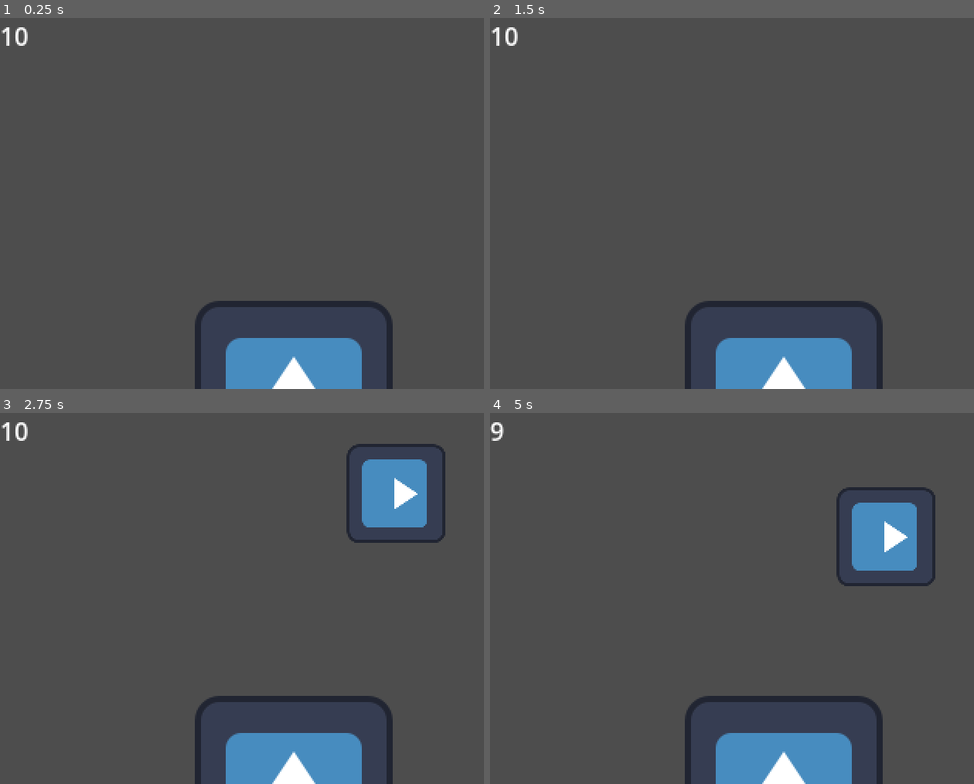
Above: before the commit, frames 1-4 (two rows, left to right).
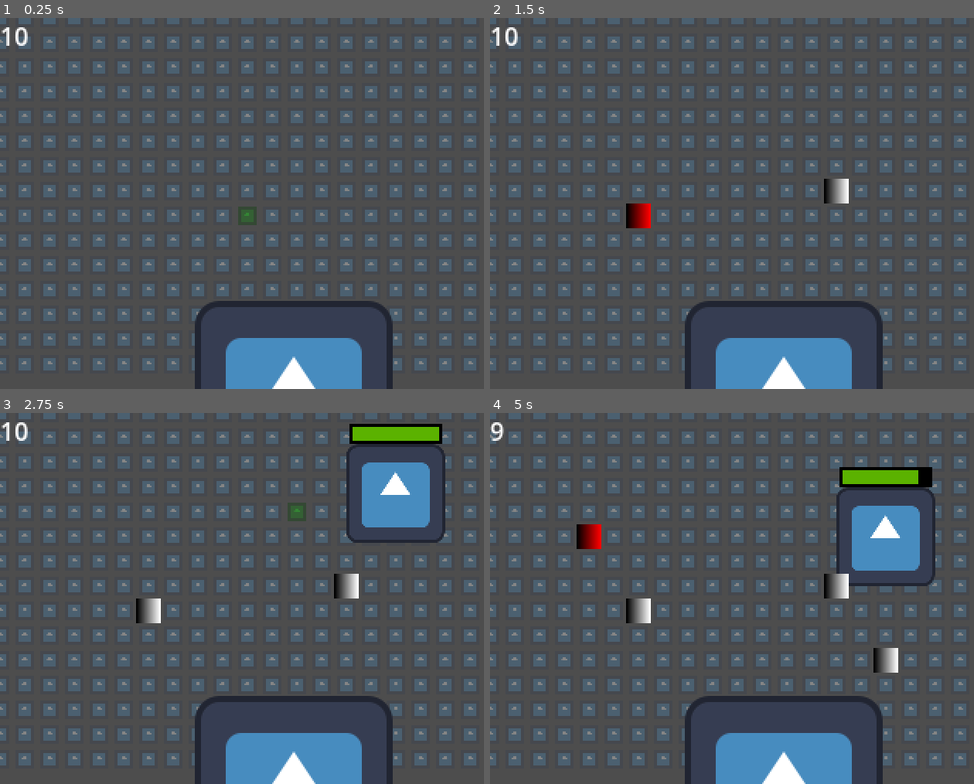
Above: after the commit, the same moments.

Repository: Sodaro/GMTKJam2024
Game: Godot game, scene res://world/world.tscn
The game is run twice, just before and just after one commit, with the same random seed, the same clock (stepped at 60 frames per second) and the same inputs. The engine's default icon, where the game draws it, is replaced by a stand-in: a white triangle on a blue panel in a dark square.
Inputs (mouse positions are in pixels of both pictures, inside the frame that each line leads up to):
- Up to frame 1 (0.25 s): no input
- Up to frame 2 (1.5 s): tap Enter at 0.5 s; move the mouse to (848, 184) at 0.52 s; press the mouse at (848, 184) at 0.53 s; tap 1 at 0.8, 1.35 s; tap Space at 1.25 s; move the mouse to (640, 222) at 1.27 s; release the mouse at (640, 222) at 1.28 s
- Up to frame 3 (2.75 s): tap 2 at 1.55 s; move the mouse to (295, 516) at 2.02 s; hold 2 from 2.03 s (still down); tap 3 at 2.3 s
- Up to frame 4 (5 s): move the mouse to (712, 672) at 2.77 s; release 2 at 2.78 s; tap 3 at 2.85 s; click (712, 672) at 3.05 s; move the mouse to (886, 654) at 3.52 s; press the mouse at (886, 654) at 3.53 s; tap 1 at 3.8, 4.35 s; move the mouse to (586, 542) at 4.27 s; release the mouse at (586, 542) at 4.28 s; tap 2 at 4.55 s

The runs differ from the first frame. In frame 1, 22% of the frame differs, in the area x 0-99%, y 0-95%; in frame 2, 23%; in frame 3, 22%; in frame 4, 23%.

Commit message:
building grid and placement, basic turret

Diff:
--- /dev/null
+++ b/building/building.gd
@@ -0,0 +1,24 @@
+extends Node2D
+
+class_name Building
+
+var enemy_target: BaseEnemy
+
+var nearby_enemies: Array[BaseEnemy]
+var enemy_index: int = 0
+
+func _ready() -> void:
+	$EnemyDetector.enemy_detected.connect(_on_enemy_detected)
+
+func _process(delta: float) -> void:
+	if enemy_target != null:
+		enemy_target.take_damage(3.5 * delta)
+	elif nearby_enemies.size() > (enemy_index + 1):
+		enemy_index += 1
+		enemy_target = nearby_enemies[enemy_index]
+
+func _on_enemy_detected(enemy: BaseEnemy):
+	nearby_enemies.push_back(enemy)
+	if enemy_target == null:
+		enemy_target = enemy
+		process_mode = PROCESS_MODE_ALWAYS
--- /dev/null
+++ b/building/building.tscn
@@ -0,0 +1,27 @@
+[gd_scene load_steps=6 format=3 uid="uid://t6kfg7l8kjtx"]
+
+[ext_resource type="Script" path="res://building/building.gd" id="1_u1xsu"]
+[ext_resource type="Script" path="res://building/enemy_detector.gd" id="2_o01du"]
+
+[sub_resource type="CircleShape2D" id="CircleShape2D_4qfgp"]
+
+[sub_resource type="Gradient" id="Gradient_w8jmf"]
+
+[sub_resource type="GradientTexture2D" id="GradientTexture2D_ddemb"]
+gradient = SubResource("Gradient_w8jmf")
+width = 16
+height = 16
+
+[node name="Building" type="Node2D"]
+script = ExtResource("1_u1xsu")
+
+[node name="EnemyDetector" type="Area2D" parent="."]
+script = ExtResource("2_o01du")
+
+[node name="CollisionShape2D" type="CollisionShape2D" parent="EnemyDetector"]
+shape = SubResource("CircleShape2D_4qfgp")
+
+[node name="Sprite2D" type="Sprite2D" parent="."]
+texture = SubResource("GradientTexture2D_ddemb")
+
+[connection signal="area_shape_entered" from="EnemyDetector" to="EnemyDetector" method="_on_area_shape_entered"]
--- /dev/null
+++ b/building/building_grid.gd
@@ -0,0 +1,41 @@
+extends Node2D
+
+class_name BuildingGrid
+
+var grid_node_scene: Resource = load("res://building/grid_node.tscn")
+
+var cols: int = 20
+var rows: int = 15
+
+var x_offset: int = 8
+var y_offset: int = 8
+var node_size: int = 16
+
+var grid_nodes: Array[GridNode]
+
+func _ready() -> void:
+	_generate_grid()
+
+func _generate_grid() -> void:
+	grid_nodes.resize(rows * cols)
+	for i in rows * cols:
+		var x: int = i % cols
+		var y: int = i / cols
+		var instance: GridNode = grid_node_scene.instantiate()
+		instance.position = Vector2(x * node_size, y * node_size)
+		add_child(instance)
+		grid_nodes[i] = instance
+
+func get_grid_node_at_mouse() -> GridNode:
+	var mouse_pos:Vector2 = get_global_mouse_position()
+	var snapped_mouse_pos:Vector2
+
+	if mouse_pos.x > 0:
+		snapped_mouse_pos.x = clampf(roundf(mouse_pos.x / node_size), 0, cols - 1)
+
+	if mouse_pos.y > 0:
+		snapped_mouse_pos.y = clampf(roundf(mouse_pos.y / node_size), 0, rows - 1)
+
+	var mouse_cell:int = snapped_mouse_pos.y * cols + snapped_mouse_pos.x
+	mouse_cell = clampi(mouse_cell, 0, grid_nodes.size()-1)
+	return grid_nodes[mouse_cell]
--- /dev/null
+++ b/building/building_grid.tscn
@@ -0,0 +1,6 @@
+[gd_scene load_steps=2 format=3 uid="uid://basggbj0vd44m"]
+
+[ext_resource type="Script" path="res://building/building_grid.gd" id="1_6ympw"]
+
+[node name="BuildingGrid" type="Node2D"]
+script = ExtResource("1_6ympw")
--- /dev/null
+++ b/building/enemy_detector.gd
@@ -0,0 +1,13 @@
+extends Area2D
+
+signal enemy_detected(enemy: BaseEnemy)
+
+@export var detection_radius: float = 32
+
+func _ready() -> void:
+	$CollisionShape2D.shape.radius = detection_radius
+
+func _on_area_shape_entered(area_rid: RID, area: Area2D, area_shape_index: int, local_shape_index: int) -> void:
+	if area.get_parent() is BaseEnemy:
+		var enemy: BaseEnemy = area.get_parent()
+		enemy_detected.emit(enemy)
--- /dev/null
+++ b/building/grid_node.gd
@@ -0,0 +1,51 @@
+extends Node2D
+
+class_name GridNode
+
+var _is_locked: bool = false
+var _has_building: bool = false
+var _building: Building = null
+
+@export var _hover_empty_color = Color.GREEN
+@export var _hover_building_color = Color.RED
+@export var _locked_color = Color.DIM_GRAY
+@export var _default_color = Color.TRANSPARENT
+
+func build(building_scene: Resource):
+	assert(_building == null)
+	_has_building = true
+	_building = building_scene.instantiate()
+	add_child(_building)
+	_building.global_position = position
+
+func sell_building():
+	_has_building = false
+	assert(_building != null)
+	_building.queue_free()
+
+func has_building():
+	return _has_building
+
+func is_locked():
+	return _is_locked
+
+func lock():
+	_is_locked = true
+
+func clear_lock():
+	_is_locked = false
+
+func show_highlight():
+	if _is_locked:
+		modulate = _locked_color
+	elif _has_building:
+		modulate = _hover_building_color
+	else:
+		modulate = _hover_empty_color
+
+func clear_highlight():
+	if _is_locked:
+		modulate = _locked_color
+	else:
+		modulate = Color.WHITE
+		$Sprite2D.self_modulate = _default_color
--- /dev/null
+++ b/building/grid_node.tscn
@@ -0,0 +1,14 @@
+[gd_scene load_steps=3 format=3 uid="uid://dcqem424ydsfy"]
+
+[ext_resource type="Script" path="res://building/grid_node.gd" id="1_8g1pd"]
+[ext_resource type="Texture2D" uid="uid://ml1dtfxabreq" path="res://icon.svg" id="1_gqd1m"]
+
+[node name="GridNode" type="Node2D"]
+script = ExtResource("1_8g1pd")
+_default_color = Color(1, 1, 1, 0.313726)
+
+[node name="Sprite2D" type="Sprite2D" parent="."]
+self_modulate = Color(1, 1, 1, 0.313726)
+z_index = -4096
+scale = Vector2(0.1, 0.1)
+texture = ExtResource("1_gqd1m")
--- a/enemies/blob_enemy.tscn
+++ b/enemies/blob_enemy.tscn
@@ -1,10 +1,25 @@
-[gd_scene load_steps=4 format=3 uid="uid://bli8m2ugwuown"]
+[gd_scene load_steps=7 format=3 uid="uid://bli8m2ugwuown"]
 
 [ext_resource type="Texture2D" uid="uid://ml1dtfxabreq" path="res://icon.svg" id="1_0b1qw"]
 [ext_resource type="Script" path="res://enemies/enemy_base.gd" id="1_a1h84"]
 [ext_resource type="Script" path="res://enemies/jump_behavior.gd" id="3_kyaio"]
 
+[sub_resource type="RectangleShape2D" id="RectangleShape2D_7vtge"]
+size = Vector2(40, 40)
+
+[sub_resource type="StyleBoxFlat" id="StyleBoxFlat_0ytla"]
+bg_color = Color(0, 0, 0, 1)
+
+[sub_resource type="StyleBoxFlat" id="StyleBoxFlat_qqrgq"]
+bg_color = Color(0.359177, 0.699587, 0, 1)
+border_width_left = 2
+border_width_top = 2
+border_width_right = 2
+border_width_bottom = 2
+border_color = Color(0, 0, 0, 1)
+
 [node name="Blob Enemy" type="PathFollow2D"]
+rotates = false
 loop = false
 script = ExtResource("1_a1h84")
 
@@ -14,3 +29,27 @@
 
 [node name="JumpBehavior" type="Node" parent="."]
 script = ExtResource("3_kyaio")
+
+[node name="Area2D" type="Area2D" parent="."]
+
+[node name="CollisionShape2D" type="CollisionShape2D" parent="Area2D"]
+shape = SubResource("RectangleShape2D_7vtge")
+
+[node name="ProgressBar" type="ProgressBar" parent="."]
+anchors_preset = 7
+anchor_left = 0.5
+anchor_top = 1.0
+anchor_right = 0.5
+anchor_bottom = 1.0
+offset_left = -30.0
+offset_top = -45.0
+offset_right = 30.0
+offset_bottom = -32.0
+grow_horizontal = 2
+grow_vertical = 0
+theme_override_styles/background = SubResource("StyleBoxFlat_0ytla")
+theme_override_styles/fill = SubResource("StyleBoxFlat_qqrgq")
+max_value = 10.0
+step = 0.0
+value = 10.0
+show_percentage = false
--- a/enemies/enemy_base.gd
+++ b/enemies/enemy_base.gd
@@ -17,5 +17,6 @@
 
 func take_damage(amount: float) -> void:
 	health -= amount
+	$ProgressBar.value = health
 	if health <= 0:
 		queue_free()
--- /dev/null
+++ b/world/building_placement_manager.gd
@@ -0,0 +1,49 @@
+extends Node2D
+
+@onready var _building_grid: BuildingGrid = $BuildingGrid
+
+var hovered_node: GridNode
+var previous_node: GridNode
+
+enum BuildMode {BUILD, SELL, SELECT}
+
+var mode: BuildMode = BuildMode.BUILD
+
+var building_scene = load("res://building/building.tscn")
+
+func _process(delta: float) -> void:
+	previous_node = hovered_node
+	hovered_node = _building_grid.get_grid_node_at_mouse()
+	_update_node_highlights()
+	if Input.is_key_pressed(KEY_1):
+		mode = BuildMode.BUILD
+	elif Input.is_key_pressed(KEY_2):
+		mode = BuildMode.SELL
+	elif Input.is_key_pressed(KEY_3):
+		mode = BuildMode.SELECT
+
+	if hovered_node.is_locked():
+		return
+
+	if !Input.is_action_pressed("primary_action"):
+		return
+
+	match mode:
+		BuildMode.SELECT:
+			pass
+		BuildMode.BUILD:
+			if !hovered_node.has_building():
+				hovered_node.build(building_scene)
+			pass
+		BuildMode.SELL:
+			if hovered_node.has_building():
+				hovered_node.sell_building()
+			pass
+
+	_update_node_highlights()
+
+func _update_node_highlights() -> void:
+	if previous_node != null && previous_node != hovered_node:
+		previous_node.clear_highlight()
+	if hovered_node:
+		hovered_node.show_highlight()
--- a/world/world.tscn
+++ b/world/world.tscn
@@ -1,7 +1,9 @@
-[gd_scene load_steps=5 format=3 uid="uid://cjv3obretvf5x"]
+[gd_scene load_steps=7 format=3 uid="uid://cjv3obretvf5x"]
 
 [ext_resource type="Script" path="res://core/game_world.gd" id="1_qy8cf"]
 [ext_resource type="PackedScene" uid="uid://cnjye1fb541he" path="res://castle/castle_core.tscn" id="3_g7xh2"]
+[ext_resource type="Script" path="res://world/building_placement_manager.gd" id="4_01pvk"]
+[ext_resource type="PackedScene" uid="uid://basggbj0vd44m" path="res://building/building_grid.tscn" id="4_6377n"]
 [ext_resource type="Script" path="res://world/wave_manager.gd" id="4_adcc8"]
 
 [sub_resource type="Curve2D" id="Curve2D_x7any"]
@@ -42,4 +44,9 @@
 script = ExtResource("4_adcc8")
 enemy_path = NodePath("../Path2D")
 
+[node name="BuildingPlacementManager" type="Node2D" parent="."]
+script = ExtResource("4_01pvk")
+
+[node name="BuildingGrid" parent="BuildingPlacementManager" instance=ExtResource("4_6377n")]
+
 [connection signal="health_changed" from="CastleCore" to="." method="_on_castle_core_health_changed"]
